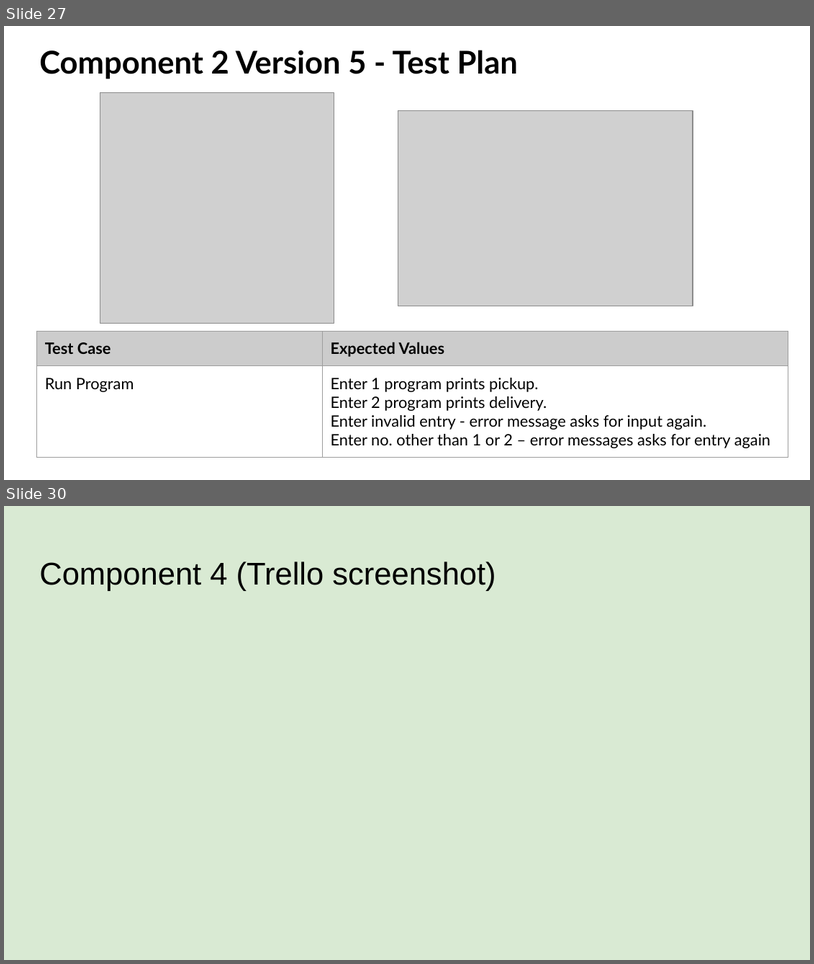
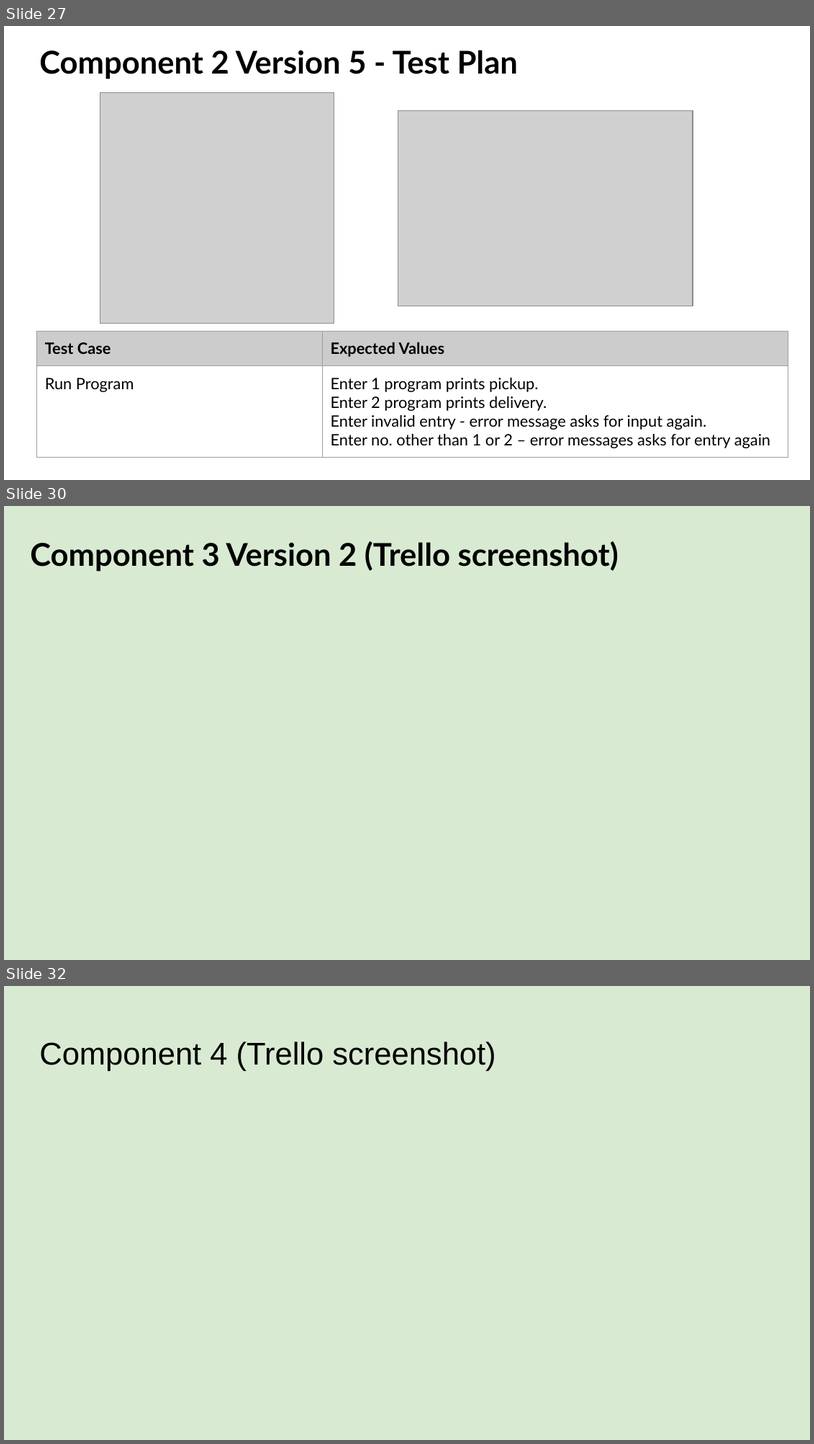
Before and after one commit to danettp/ds_nuts_bot, a slide deck: Danett Pepito - 000_91896 _ 91897 Documentation - 2150400 (Git).pptx. Shown one above the other, each under a label of ours: slides 27 and 30 before the commit, slides 27, 30 and 32 after it; the slides between them are not shown. The pictures are 814x964 and 814x1444 pixels, drawn with LibreOffice and Linux fonts; fonts in the diff are those of the drawing; grey boxes stand for pictures; background and template pictures are left out. Boxes give left, top, right and bottom in pixels: in the first picture for what was removed or moved away, otherwise in the second. Text is boxed around its words. In the diff, an @@ line names an element or a change of style, - is before the commit and + after.

```diff
--- a/Danett Pepito - 000_91896 _ 91897 Documentation - 2150400 (Git).pptx
+++ b/Danett Pepito - 000_91896 _ 91897 Documentation - 2150400 (Git).pptx
@@ slide 30 added at [4, 506, 810, 960], background picture (left out) @@
@@ title added at [30, 541, 619, 572], 28 pt, text #000000, bold @@
+Component 3 Version 2 (Trello screenshot)
@@ what was slide 30 is now slide 32 @@
```
Also in this commit, not shown: 5 slides changed, 1 other slide added, 1 other file.
